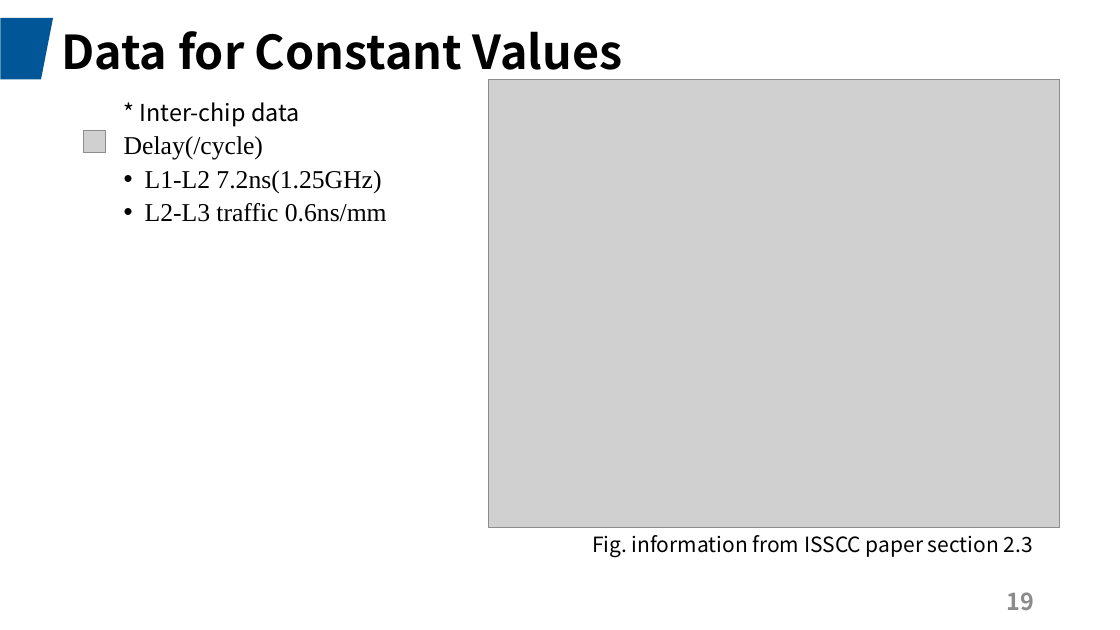
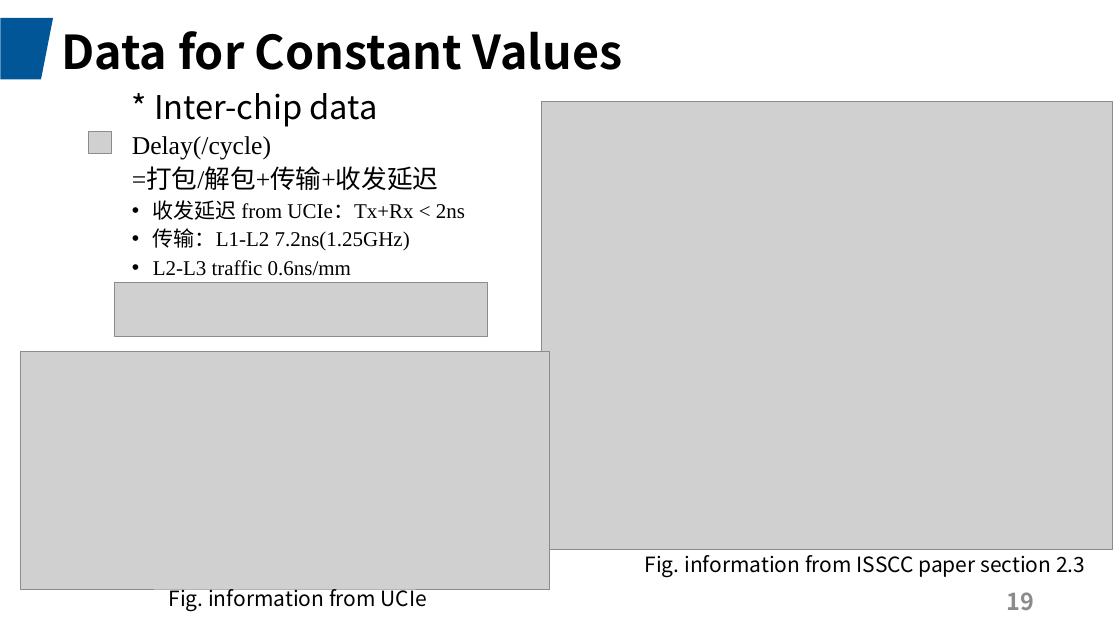
Before and after one commit to JadeQiong/DSE, a slide deck: slide 19 of 组会3.24GNN.pptx. Drawn at 1120x630 pixels with LibreOffice and Linux fonts; fonts in the diff are those of the drawing; grey boxes stand for pictures. Boxes give left, top, right and bottom in pixels: in the first picture for what was removed or moved away, otherwise in the second. Text is boxed around its words. In the diff, an @@ line names an element or a change of style, - is before the commit and + after.

Commit message:
3.24 PPT

```diff
--- a/组会3.24GNN.pptx
+++ b/组会3.24GNN.pptx
@@ text "* Inter-chip data" moved from (x1=124, y1=102, x2=387, y2=222) to (x1=132, y1=93, x2=465, y2=276) @@
@@ text at (x1=153, y1=93, x2=378, y2=276): size 20 to 28 pt in "* Inter-chip data"; size 22 to 18 pt in "L2-L3 traffic 0.6ns/mm" @@
@@ picture moved from (x1=489, y1=80, x2=1060, y2=528) to (x1=541, y1=102, x2=1112, y2=549) @@
@@ picture moved from (x1=83, y1=130, x2=106, y2=153) to (x1=89, y1=131, x2=112, y2=154) @@
@@ text at (x1=132, y1=168, x2=465, y2=251): text changed; size 22 to 18 pt @@
-  • L1-L2 7.2ns(1.25GHz)
+  =打包/解包+传输+收发延迟
+  • 收发延迟 from UCIe：Tx+Rx < 2ns
+  • 传输：L1-L2 7.2ns(1.25GHz)
@@ picture added at (x1=114, y1=283, x2=488, y2=337) @@
@@ picture added at (x1=20, y1=352, x2=549, y2=589) @@
@@ text "Fig. information from ISSCC paper ..." moved from (x1=592, y1=535, x2=1033, y2=557) to (x1=645, y1=555, x2=1085, y2=577) @@
@@ text added at (x1=168, y1=585, x2=427, y2=611), 18 pt, text #000000 @@
+Fig. information from UCIe
```
Also in this commit, not shown: 7 other slides changed, 1 slide added, 2 other files.
